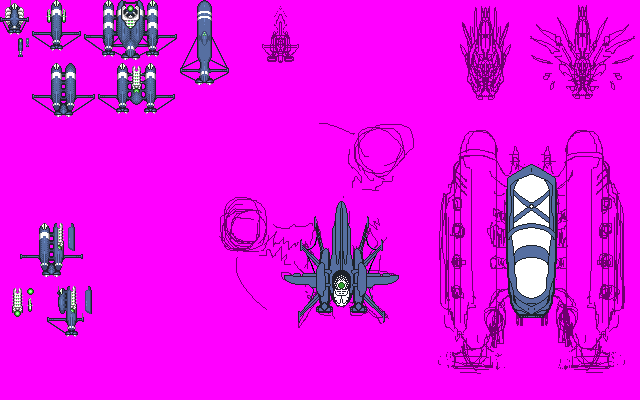
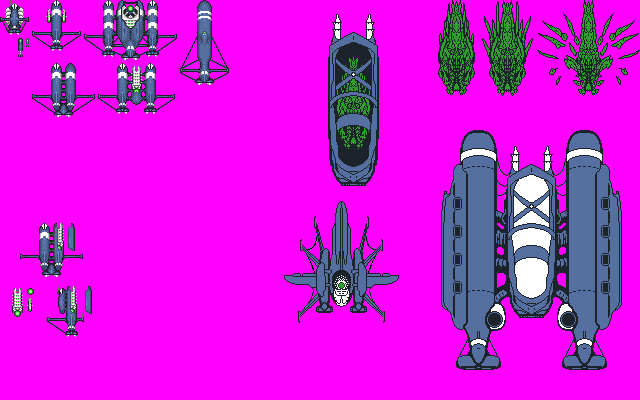
Revision of a layered 640×400 image; what changed, layer by layer:
painted on "Sprites" over [199, 0, 640, 370]
hid "Sketch", painted on it over [199, 5, 635, 374]
